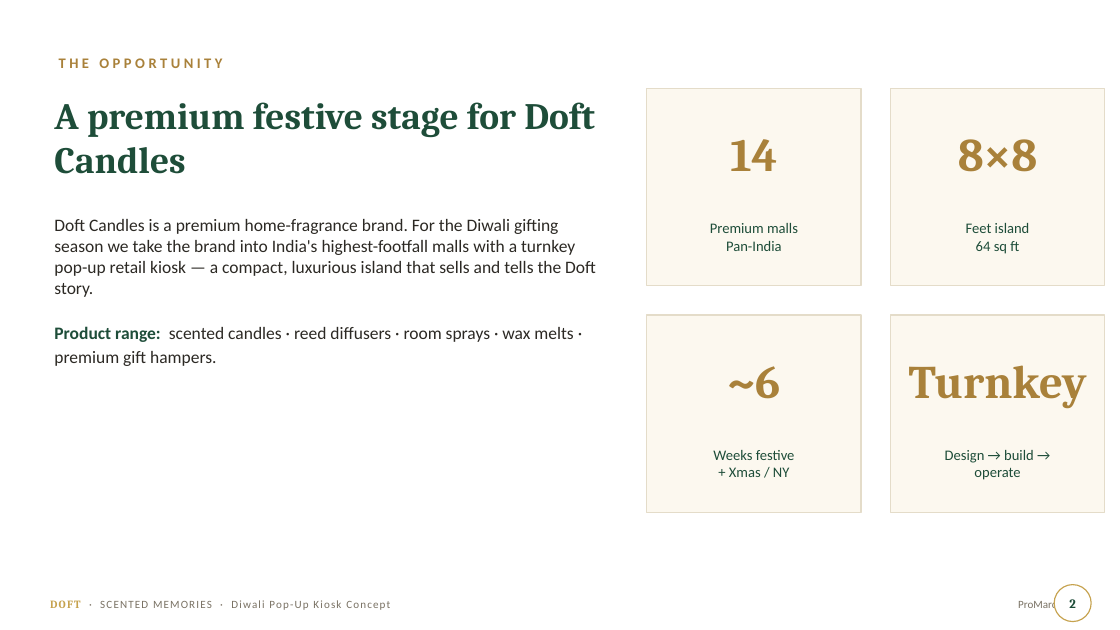
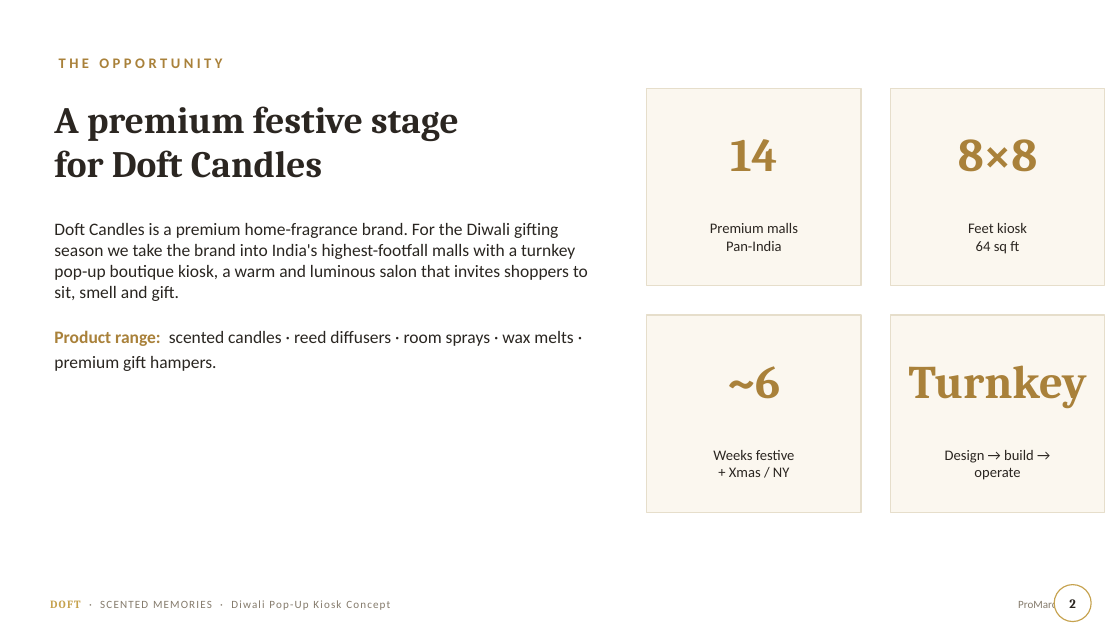
Before and after one commit to nky1103/Projects, a slide deck: slide 2 of doft_diwali_popup/Doft_Kiosk_Concept_Presentation.pptx. Drawn at 1120x630 pixels with LibreOffice and Linux fonts; fonts in the diff are those of the drawing. Boxes give left, top, right and bottom in pixels: in the first picture for what was removed or moved away, otherwise in the second. Text is boxed around its words. In the diff, an @@ line names an element or a change of style, - is before the commit and + after.

```diff
--- a/doft_diwali_popup/Doft_Kiosk_Concept_Presentation.pptx
+++ b/doft_diwali_popup/Doft_Kiosk_Concept_Presentation.pptx
@@ text at (x1=54, y1=106, x2=459, y2=178): text changed; text colour #1E4D39 to #2B2621 @@
-A premium festive stage for Doft Candles
+A premium festive stage
+for Doft Candles
@@ text at (x1=54, y1=223, x2=588, y2=371): text changed; text colour #2C2924 to #2A2621 @@
-Doft Candles is a premium home-fragrance brand. For the Diwali gifting season we take the brand into India's highest-footfall malls with a turnkey pop-up retail kiosk — a compact, luxurious island that sells and tells the Doft story.
-Product range: scented candles · reed diffusers · room sprays · wax melts · premium gift hampers.
+Doft Candles is a premium home-fragrance brand. For the Diwali gifting season we take the brand into India's highest-footfall malls with a turnkey pop-up boutique kiosk, a warm and luminous salon that invites shoppers to sit, smell and gift.
+Product range: scented candles · reed diffusers · room sprays · wax melts · premium gift hampers.
@@ text at (x1=968, y1=223, x2=1027, y2=233): text changed; text colour #1E4D39 to #2B2621 @@
-Feet island
+Feet kiosk
@@ text at (x1=976, y1=241, x2=1019, y2=254): text colour #1E4D39 to #2B2621 in "64 sq ft" @@
@@ fill #FCF8EF to #FBF7EF; outline #E4DCC9 1 pt to #E6DECB 1 pt in 4 elements at (x1=647, y1=88, x2=861, y2=286), (x1=891, y1=88, x2=1105, y2=286), (x1=647, y1=315, x2=861, y2=513), (x1=891, y1=315, x2=1105, y2=513) @@
@@ text "ProMarcom" at (x1=1018, y1=599, x2=1071, y2=612): text colour #7A7264 to #857B6C @@
@@ text colour #1E4D39 to #2B2621 in 4 elements at (x1=710, y1=223, x2=798, y2=251), (x1=713, y1=450, x2=795, y2=477), (x1=945, y1=450, x2=1034, y2=480), (x1=1069, y1=599, x2=1076, y2=608) @@
```
Also in this commit, not shown: 8 other slides changed, 3 slides added, 4 slides removed, 9 other files.
